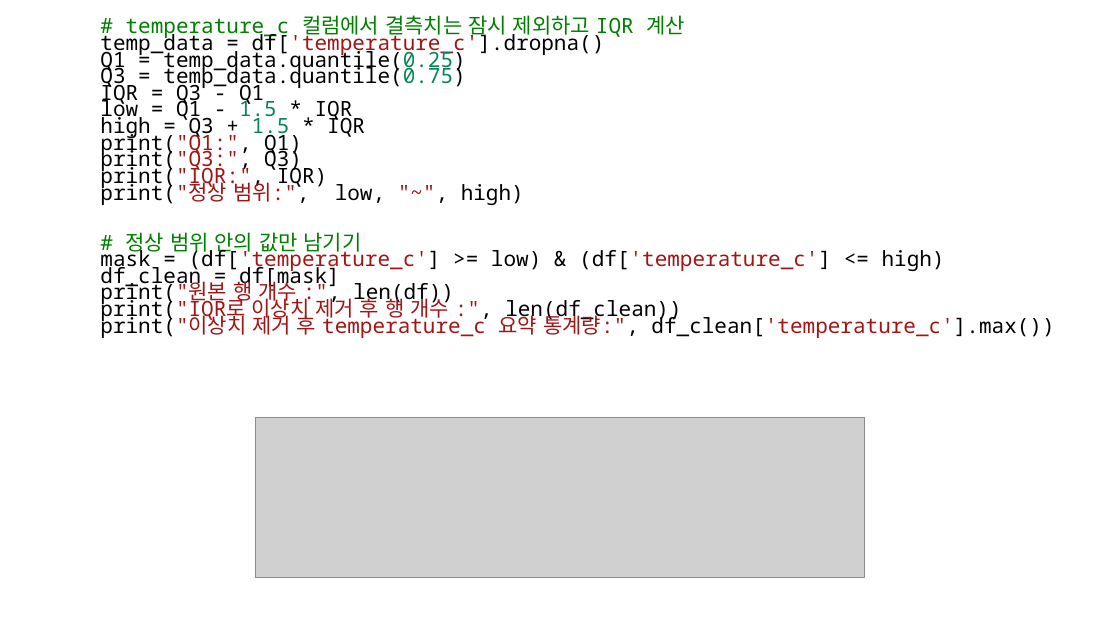
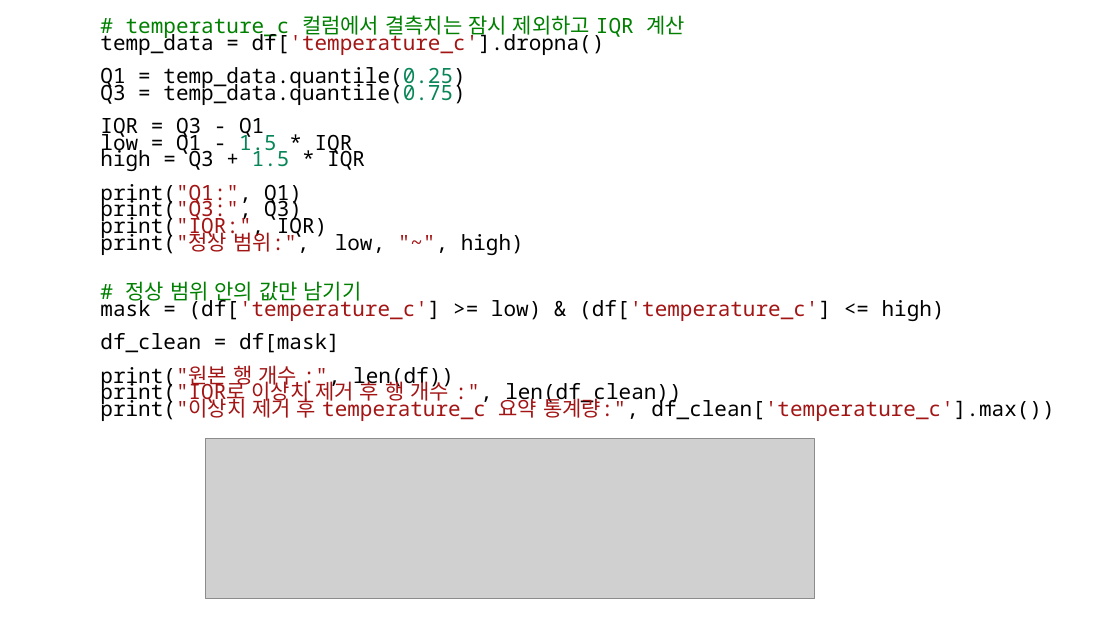
Before and after one commit to taesub0204/python, a slide deck: slide 12 of 반도체장비분석프로그래밍_python/천재성.pptx (slide 11 before the commit). Drawn at 1120x630 pixels with LibreOffice and Linux fonts; fonts in the diff are those of the drawing; grey boxes stand for pictures. Boxes give left, top, right and bottom in pixels: in the first picture for what was removed or moved away, otherwise in the second. Text is boxed around its words. In the diff, an @@ line names an element or a change of style, - is before the commit and + after.

```diff
--- a/반도체장비분석프로그래밍_python/천재성.pptx
+++ b/반도체장비분석프로그래밍_python/천재성.pptx
@@ text "# temperature_c 컬럼에서 결측치는 잠시 ..." rewrapped from (100, 15, 1054, 338) to (100, 15, 1054, 421) @@
@@ picture: place and size @@
-picture at (255, 418, 865, 578)
+picture at (206, 439, 815, 599)
```
Also in this commit, not shown: 8 other slides changed, 2 slides added, 2 other files.
